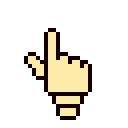
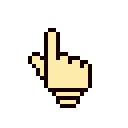
Comparing the layer stacks of the two 128 x 128 images. Changes:
painted on "Background" over [24, 52, 92, 120]
